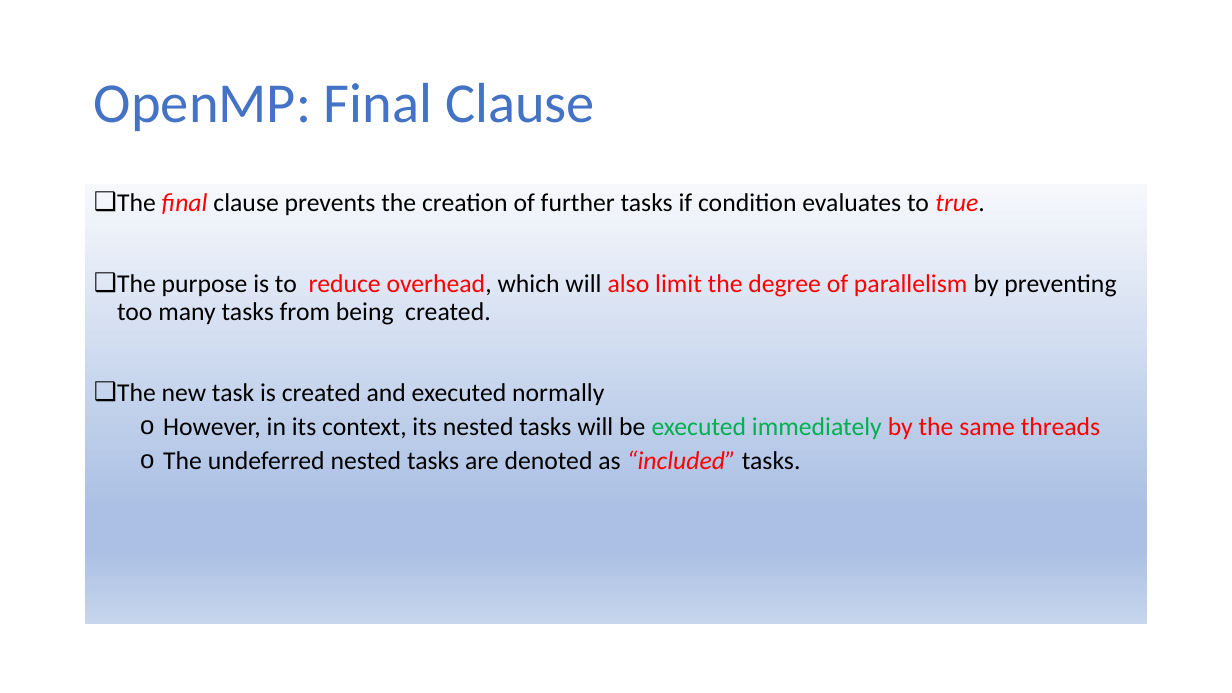
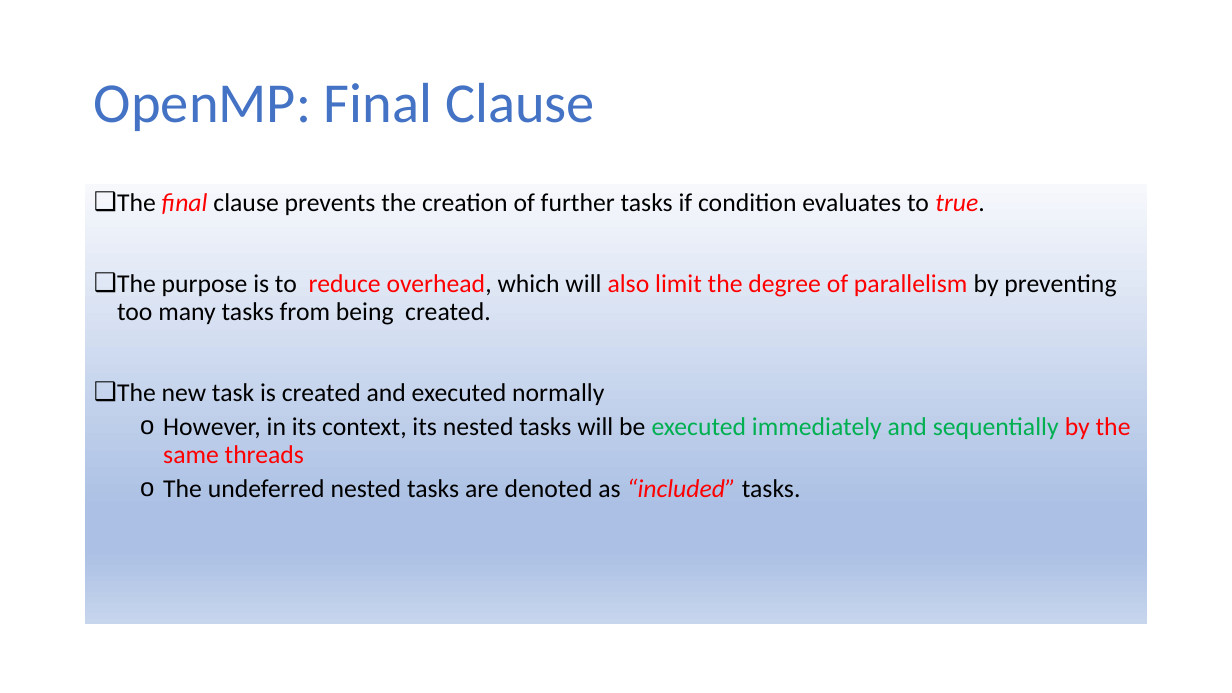
Before and after one commit to ekkapotc/PC, a slide deck: slide 37 of Slides/Lecture 8.pptx. Drawn at 1232x693 pixels with LibreOffice and Linux fonts; fonts in the diff are those of the drawing. Boxes give left, top, right and bottom in pixels: in the first picture for what was removed or moved away, otherwise in the second. Text is boxed around its words. In the diff, an @@ line names an element or a change of style, - is before the commit and + after.

```diff
--- a/Slides/Lecture 8.pptx
+++ b/Slides/Lecture 8.pptx
@@ text at [163,417,1131,463]: text changed @@
-  o However, in its context, its nested tasks will be executed immediately by the same threads
+  o However, in its context, its nested tasks will be executed immediately and sequentially by the same threads
```
Also in this commit, not shown: 9 other slides changed, 1 other file.
